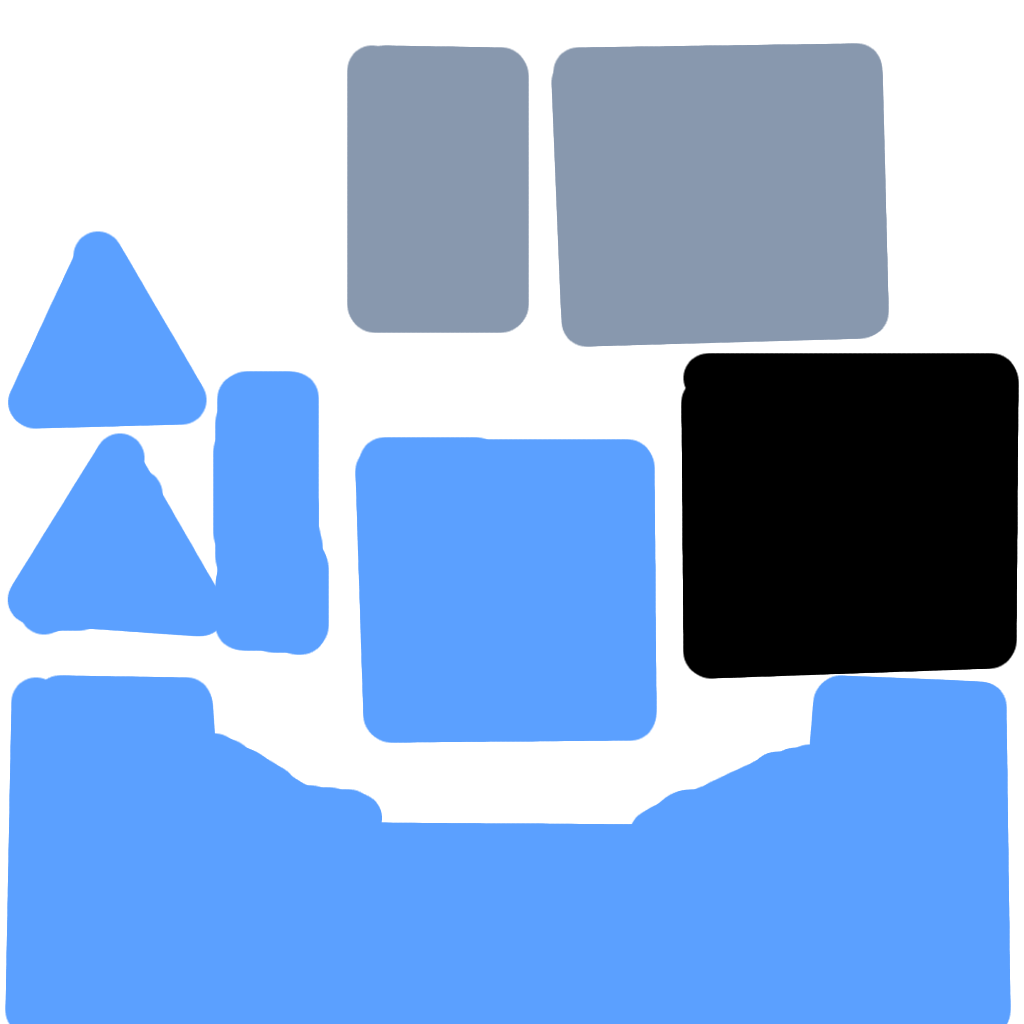
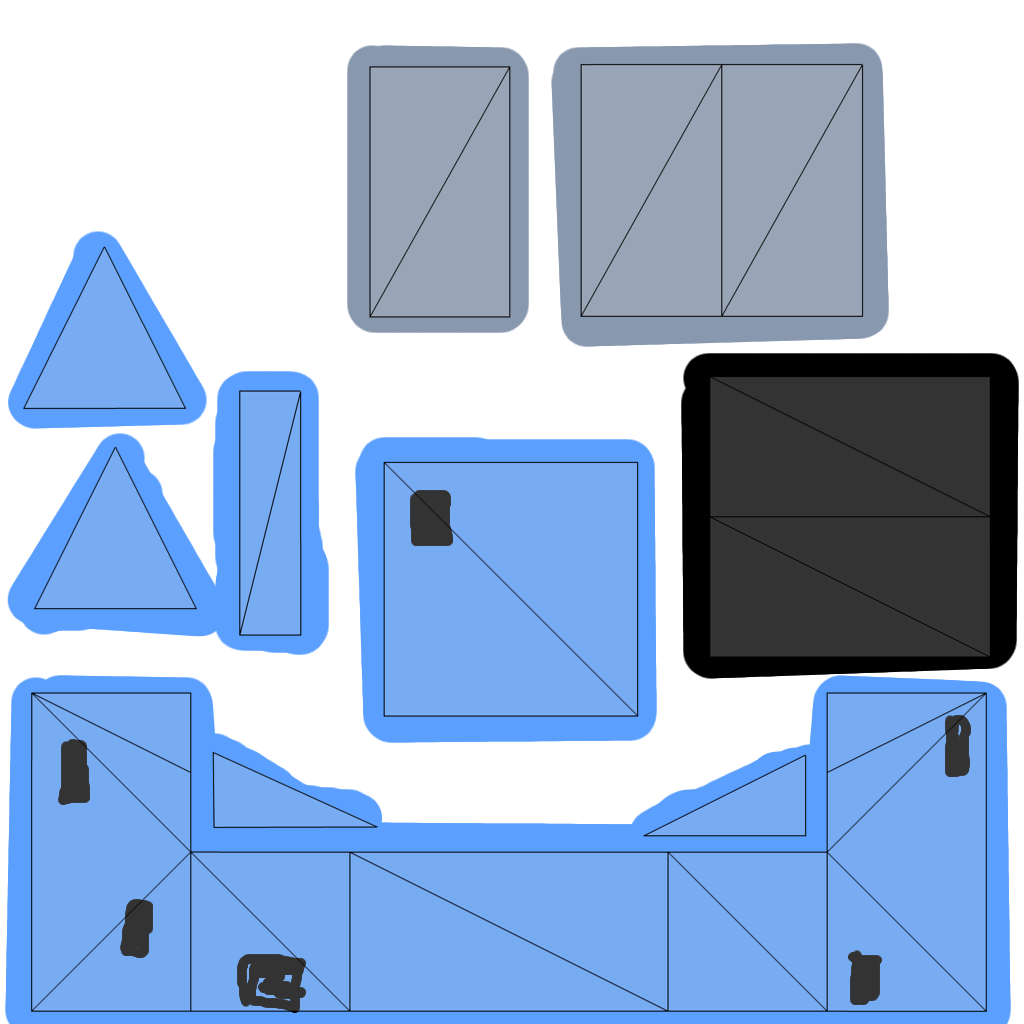
Before/after of a 1024×1024 layered artwork. What changed in the layer stack:
showed "overlay-uv" over (23, 63, 991, 1013)
added layer "sides-detail" above "solid-1" over (58, 490, 971, 1013)
